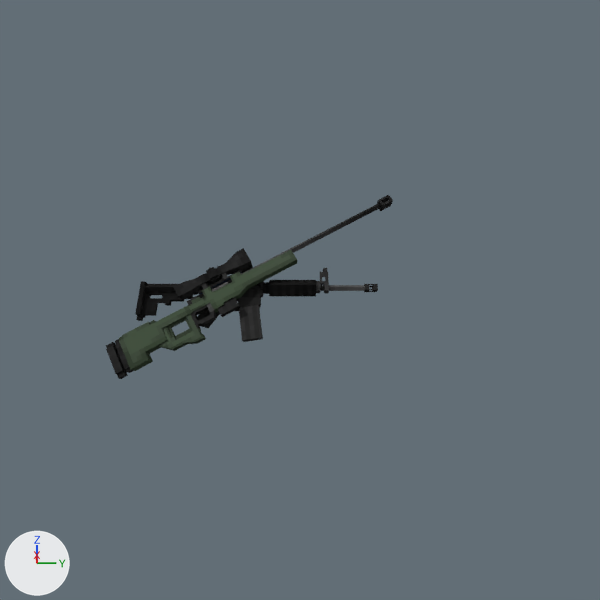
Before and after pictures for a commit that changed the Blender file models/awm.blend.
Both versions are drawn from the file's camera 'Camera'. Every picture has the same lights, and +X, +Y and +Z are marked at lower left.

Names of what the first picture shows: 'awm', 'm4.001'.
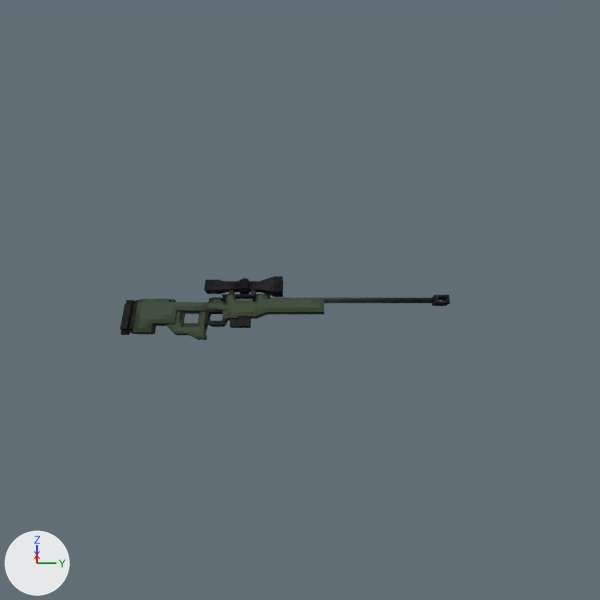
Where the newer file only moved an object's origin or applied its transform, the numbers keep the older frame.

Where the change shows, as pixel boxes (x1, y1, x2, y2) in the pictures (600 x 600 px; the box of a moved part takes in the faces that stretch with it):
'awm', reshaped (15% wider, 65% shorter)
    before: (106, 195, 393, 379)
    after: (120, 276, 450, 340)
'm4.001', deleted (black)
    before: (135, 266, 378, 342)
part 1 of me_cube_002, moved or reshaped
    before: (187, 296, 197, 305)
    after: (209, 297, 220, 302)
part 2 of me_cube_002, moved or reshaped
    before: (119, 250, 297, 371)
    after: (133, 295, 324, 340)
part 3 of me_cube_002, moved or reshaped
    before: (119, 320, 156, 340)
    after: (139, 299, 176, 302)
part 4 of me_cube_002, moved or reshaped
    before: (106, 342, 128, 379)
    after: (120, 300, 135, 335)
part 5 of me_cube_002, moved or reshaped
    before: (241, 195, 393, 275)
    after: (268, 295, 450, 306)
part 6 of me_cube_002, moved or reshaped
    before: (211, 279, 232, 290)
    after: (235, 298, 256, 301)
part 7 of me_cube_002, moved or reshaped
    before: (174, 248, 253, 300)
    after: (204, 276, 283, 297)
part 8 of me_cube_002, moved or reshaped
    before: (197, 270, 242, 295)
    after: (222, 294, 270, 298)
part 9 of me_cube_002, moved or reshaped
    before: (221, 273, 228, 280)
    after: (251, 290, 256, 296)
part 10 of me_cube_002, moved or reshaped
    before: (201, 283, 208, 289)
    after: (229, 290, 235, 295)
part 11 of me_cube_002, moved or reshaped
    before: (212, 282, 228, 292)
    after: (235, 299, 252, 301)
part 12 of me_cube_002, moved or reshaped
    before: (218, 297, 240, 317)
    after: (230, 316, 251, 328)
part 13 of me_cube_002, added
    after: (129, 300, 140, 334)
part 14 of me_cube_002, deleted
    before: (115, 339, 134, 373)

The change, as a diff of the scene's bpy script:
```diff
--- a/models/awm.blend.py
+++ b/models/awm.blend.py
@@ me_cube_002 @@
 # used by ob_awm; location = (0.47, 3.1, 2.44); rotation_euler = (0.0, -0.524, 1.571), in degrees (0, -30, 90); scale = (15.0, 15.0, 15.0)
-me_cube_002.from_pydata(...)  # 663 vertices, 661 faces, 2 loose edges; spans x -0.727..0.433, y -0.035..0.03, z -0.108..0.117
+me_cube_002.from_pydata(...)  # 663 vertices, 656 faces, 2 loose edges; spans x -0.682..0.393, y -0.003..0.061, z -0.422..0.17
+# me_cube_002 part 1: the loose piece of 36 vertices spanning x -0.43..-0.391, y -0.012..0.012, z 0.024..0.042 is turned 30 degrees about the y axis through its middle, then moved by (0.065, 0.031, -0.022)
+# me_cube_002 part 2: the loose piece of 242 vertices spanning x -0.68..-0.016, y -0.017..0.017, z -0.108..0.048 is turned 30 degrees about the y axis through its middle, then moved by (0.025, 0.031, -0.044)
+# me_cube_002 part 3: the loose piece of 28 vertices spanning x -0.68..-0.555, y -0.016..0.016, z 0.02..0.036 is turned 30 degrees about the y axis through its middle, then moved by (0.09, 0.031, 0.083)
+# me_cube_002 part 4: the loose piece of 56 vertices spanning x -0.727..-0.68, y -0.016..0.016, z -0.092..0.033 is turned 30 degrees about the y axis through its middle, then moved by (0.073, 0.031, 0.133)
+# me_cube_002 part 5: the loose piece of 73 vertices spanning x -0.227..0.433, y -0.019..0.019, z 0.019..0.05 is turned 30 degrees about the y axis through its middle, then moved by (-0.003, 0.031, -0.278)
+# me_cube_002 part 6: the loose piece of 14 vertices spanning x -0.336..-0.258, y -0.012..0.012, z 0.021..0.045 is turned 30 degrees about the y axis through its middle, then moved by (0.05, 0.031, -0.078)
+# me_cube_002 part 7: the loose piece of 56 vertices spanning x -0.447..-0.165, y -0.029..0.029, z 0.058..0.117 is turned 30 degrees about the y axis through its middle, then moved by (0.078, 0.031, -0.081)
+# me_cube_002 part 8: the loose piece of 8 vertices spanning x -0.383..-0.211, y -0.009..0.009, z 0.045..0.055 is turned 30 degrees about the y axis through its middle, then moved by (0.058, 0.031, -0.08)
+# me_cube_002 part 9: the loose piece of 18 vertices spanning x -0.28..-0.264, y -0.013..0.013, z 0.048..0.08 is turned 30 degrees about the y axis through its middle, then moved by (0.062, 0.031, -0.095)
+# me_cube_002 part 10: the loose piece of 18 vertices spanning x -0.359..-0.344, y -0.013..0.013, z 0.048..0.08 is turned 30 degrees about the y axis through its middle, then moved by (0.073, 0.031, -0.055)
+# me_cube_002 part 11: the loose piece of 8 vertices spanning x -0.336..-0.273, y -0.01..0.01, z 0.023..0.043 is turned 30 degrees about the y axis through its middle, then moved by (0.051, 0.031, -0.074)
+# me_cube_002 part 12: the loose piece of 24 vertices spanning x -0.348..-0.278, y -0.012..0.012, z -0.065..-0.003 is turned 30 degrees about the y axis through its middle, then moved by (0.018, 0.031, -0.061)
+# me_cube_002 part 13: a new loose piece of 28 vertices spanning x -0.652..-0.579, y 0.015..0.047, z 0.042..0.154, in mat_material (picture img_textures_awm_png_001)
+# me_cube_002 part 14: the loose piece of 28 vertices spanning x -0.695..-0.68, y -0.016..0.016, z -0.088..0.033 is deleted
 me_cube_002.materials.append(mat_material)
@@ ob_m4_001 @@
-ob_m4_001 = bpy.data.objects.new('m4.001', me_cube_001)
-ob_m4_001.location = (-0.13, -1.84, 1.22)
-ob_m4_001.scale = (15.0, 15.0, 15.0)
```
